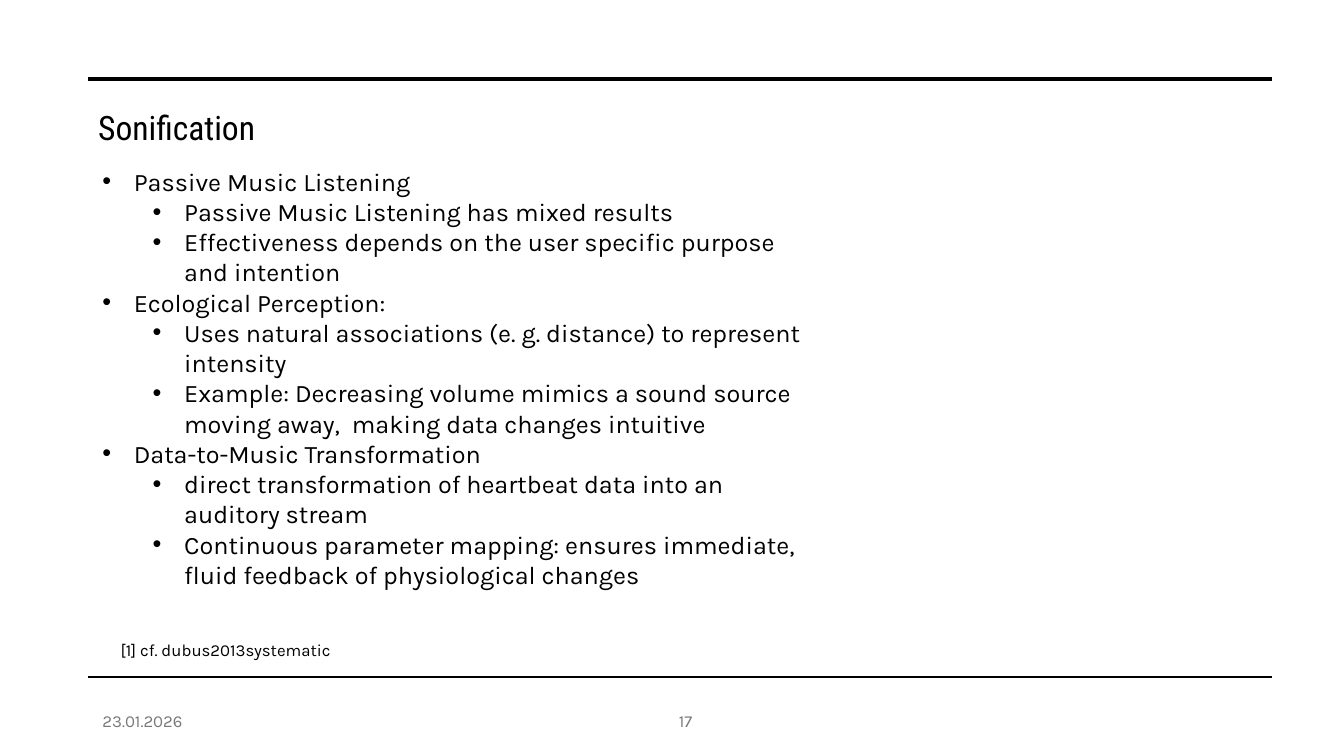
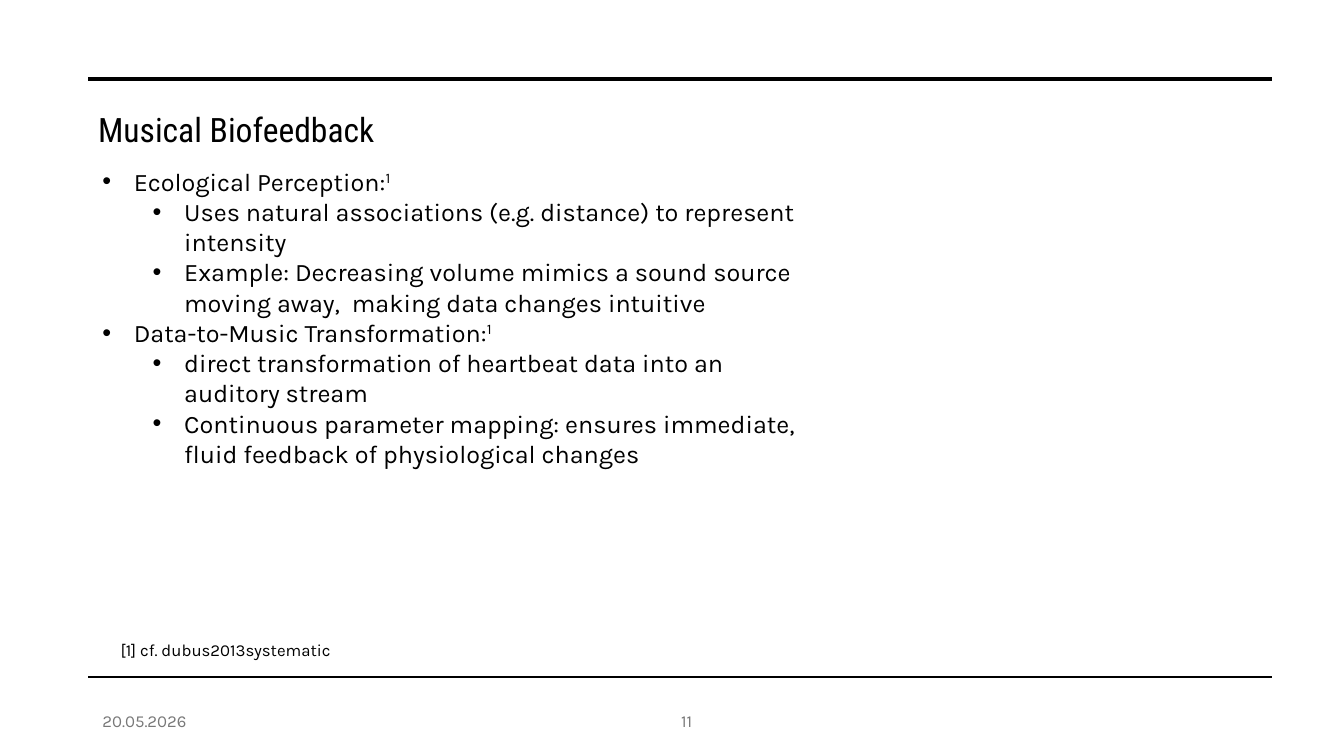
Before and after one commit to fabianprojects/fachseminar2, a slide deck: slide 11 of Vortrag Fachseminar.pptx (slide 17 before the commit). Drawn at 1344x756 pixels with LibreOffice and Linux fonts; fonts in the diff are those of the drawing. Boxes give left, top, right and bottom in pixels: in the first picture for what was removed or moved away, otherwise in the second. Text is boxed around its words. In the diff, an @@ line names an element or a change of style, - is before the commit and + after.

Commit message:
data

```diff
--- a/Vortrag Fachseminar.pptx
+++ b/Vortrag Fachseminar.pptx
@@ text at <box>98,116,374,143</box>: text changed @@
-Sonification
+Musical Biofeedback
@@ text at <box>134,173,794,257</box>: text changed @@
-• Passive Music Listening
-  • Passive Music Listening has mixed results
-  • Effectiveness depends on the user specific purpose and intention
-• Ecological Perception:
-  • Uses natural associations (e. g. distance) to represent intensity
+• Ecological Perception:1
+  • Uses natural associations (e.g. distance) to represent intensity
@@ text at <box>134,324,492,343</box>: text changed @@
-• Data-to-Music Transformation
+• Data-to-Music Transformation:1
@@ text at <box>102,716,186,727</box>: text changed @@
-23.01.2026
+20.05.2026
@@ page number at <box>681,716,692,727</box>: text changed @@
-17
+11
```
Also in this commit, not shown: 21 other slides changed, 8 slides removed, 44 other files.
